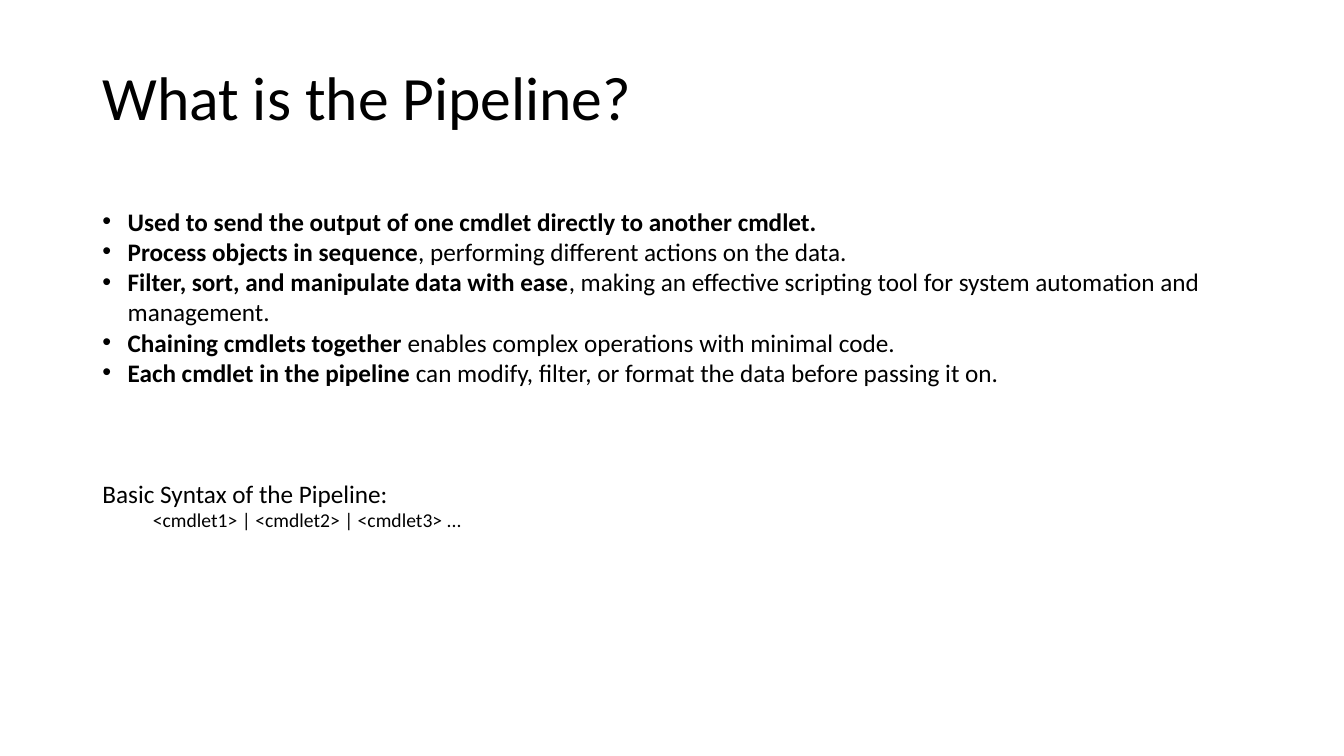
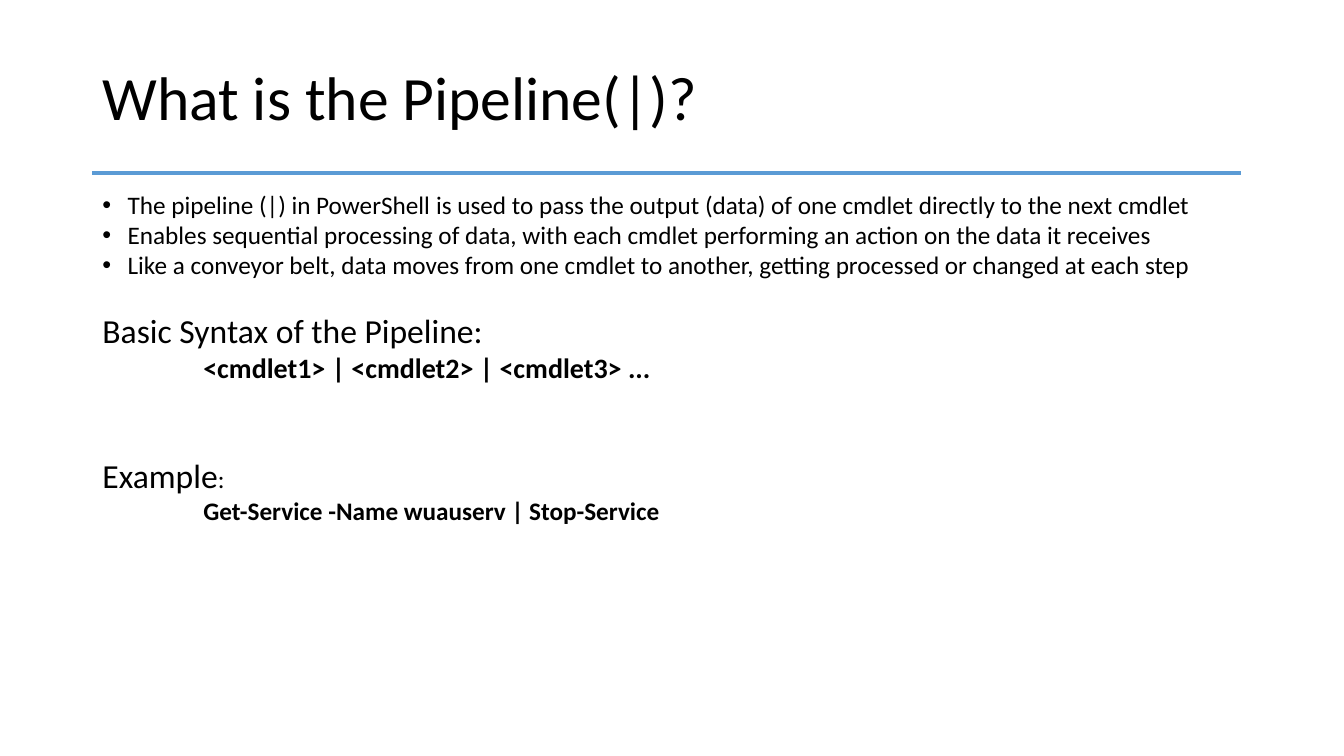
Before and after one commit to PSRITPro/my-learning-journal, a slide deck: slide 2 of PowerShell/Day4/PowerShell.pptx. Drawn at 1344x756 pixels with LibreOffice and Linux fonts; fonts in the diff are those of the drawing. Boxes give left, top, right and bottom in pixels: in the first picture for what was removed or moved away, otherwise in the second. Text is boxed around its words. In the diff, an @@ line names an element or a change of style, - is before the commit and + after.

```diff
--- a/PowerShell/Day4/PowerShell.pptx
+++ b/PowerShell/Day4/PowerShell.pptx
@@ title at (102,75,697,130): text changed @@
-What is the Pipeline?
+What is the Pipeline(|)?
@@ line added from (93, 172) to (1242, 172), #5B9BD5 3 pt @@
@@ text "The pipeline (|) in PowerShell ...": place and size @@
-text "The pipeline (|) in PowerShell ..." at (102,213,1199,527)
+text "The pipeline (|) in PowerShell ..." at (102,195,1189,524)
@@ text at (128,195,1189,279): text changed @@
-• Used to send the output of one cmdlet directly to another cmdlet.
-• Process objects in sequence, performing different actions on the data.
-• Filter, sort, and manipulate data with ease, making an effective scripting tool for system automation and management.
-• Chaining cmdlets together enables complex operations with minimal code.
-• Each cmdlet in the pipeline can modify, filter, or format the data before passing it on.
+• The pipeline (|) in PowerShell is used to pass the output (data) of one cmdlet directly to the next cmdlet
+• Enables sequential processing of data, with each cmdlet performing an action on the data it receives
+• Like a conveyor belt, data moves from one cmdlet to another, getting processed or changed at each step
@@ text at (102,319,622,379): size 18 to 24 pt in "Basic Syntax of the Pipeline:"; size 14 to 20 pt, bold on in "<cmdlet1> | <cmdlet2> | <cmdlet3> ..."; list level 2 to 3 in "<cmdlet1> | <cmdlet2> | <cmdlet3> ..." @@
@@ text at (102,464,659,524): paragraphs added @@
+Example:
+Get-Service -Name wuauserv | Stop-Service
```
Also in this commit, not shown: 2 other slides changed, 1 slide added, 1 slide removed, 3 other files.
